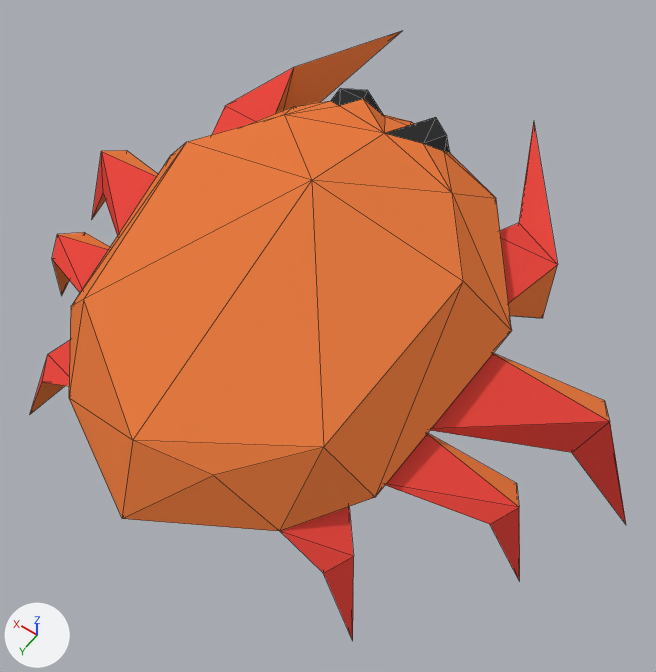
The Blender file Assets/Resources/Models/Crab.blend, before and after one commit.
Both versions are drawn from a 50 mm camera at (-0.18, 0.243, 0.341) aimed at (-0.017, 0.015, -0.017). Lighting does not change. The marker at lower left points along +X, +Y and +Z. Mesh edges are drawn as thin lines.

In view in the first picture: 'Crab'.
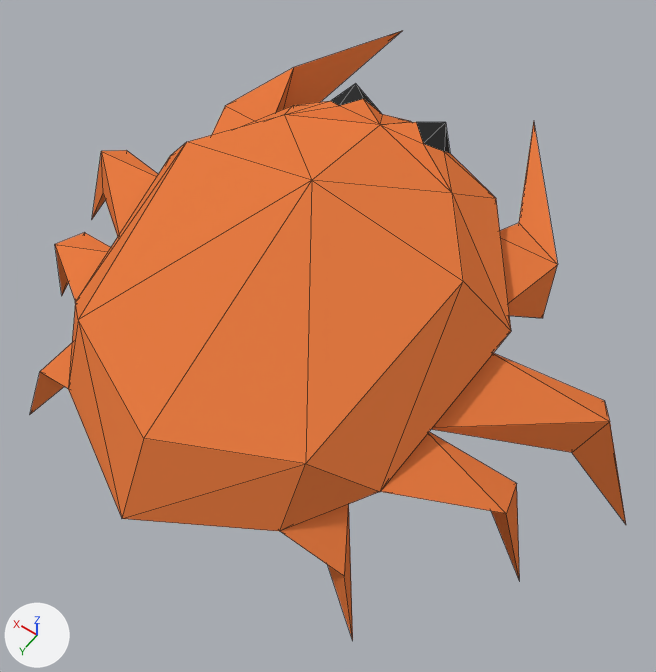
What differs and where, as boxes [x1, y1, x2, y2] in the pictures (656 x 672 px):
'Crab', recoloured, modifiers changed (red to orange)
    both: [30, 31, 626, 640]
part 1 of me_crab, recoloured (red to orange)
    both: [44, 68, 626, 572]

The change, as a list of edits to the scene's bpy script:
```text
Change me_crab:
    where me_crab.from_pydata(...)  # 161 vertices, 198 faces; spans x -0.181..0.181, y -0.069..0.069, z -0.147..0.147
    used by ob_crab; location = (0.0, 0.0, 0.0); rotation_euler = (1.571, 0.0, 0.0), in degrees (90, 0, 0)
    me_crab part 1: all 24 faces that had it switch from mat_redmetallic (red #e74940) to mat_orangemetallic (orange #e77b42)
    me_crab part 2: all 40 faces that had it switch from mat_beigemetallic (beige #e7d5b9) to mat_orangemetallic (orange #e77b42)
    me_crab part 3: all 2 faces centred in x -0.005..0.005, y 0.033, z 0.06 switch from mat_blackmetallic (black #313131) to mat_orangemetallic (orange #e77b42)
Change ob_crab:
    where _m = ob_crab.modifiers.new('Decimate', 'DECIMATE')
    _m.ratio: 0.67 -> 0.601
    where _m = ob_crab.modifiers.new('Decimate', 'DECIMATE')
    remove _m.symmetry_axis = 'Y'
```
